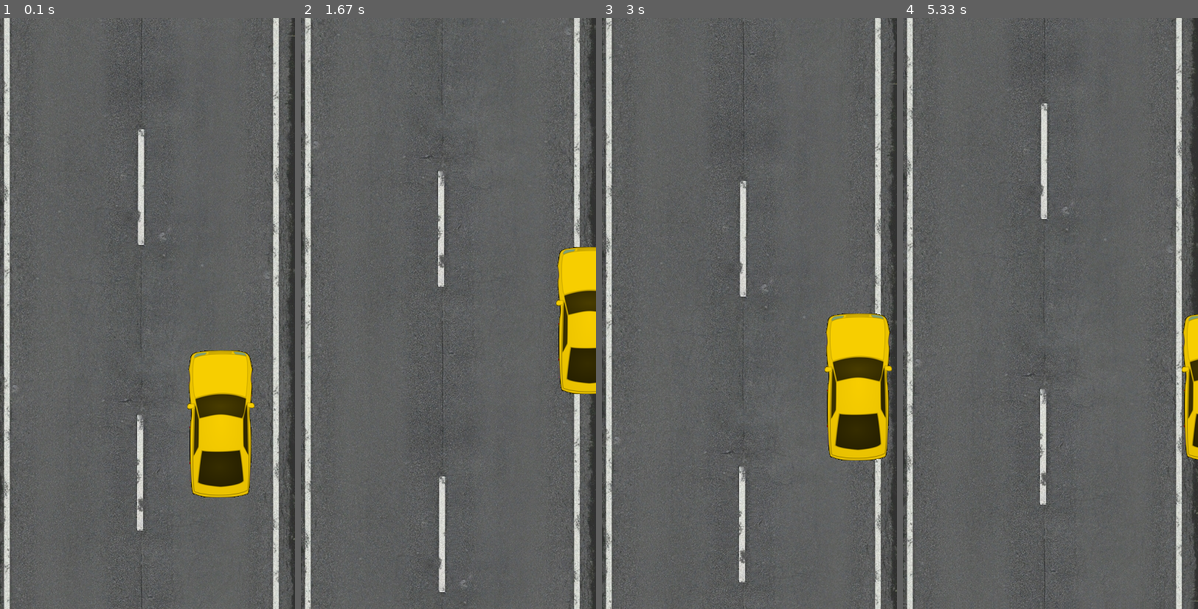
Above: before the commit, frames 1-4 (left to right).
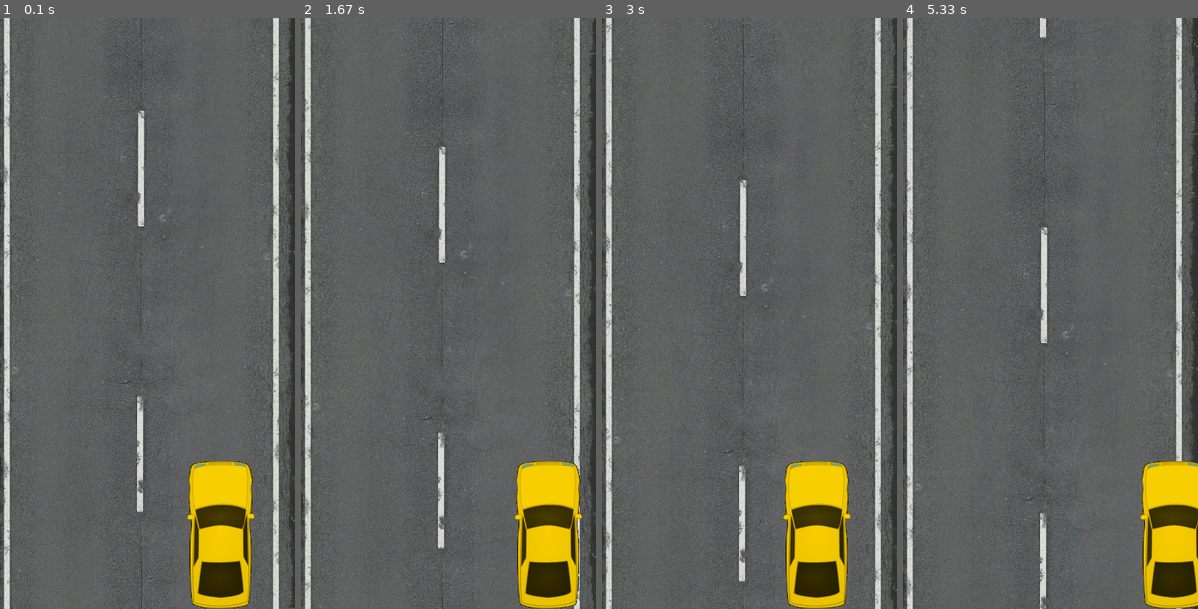
Above: after the commit, the same moments.

Repository: iashihmin/Project
Game: pygame game, started from Practice/8.py
The game is run twice, just before and just after one commit, with the same random seed, the same clock (stepped at 60 frames per second) and the same inputs.
Inputs:
- Up to frame 1 (0.1 s): no input
- Up to frame 2 (1.67 s): hold Right 0.33-0.8 s; hold Up 0.83-1.3 s; hold Right from 1.33 s (still down)
- Up to frame 3 (3 s): release Right at 1.8 s; hold Left 1.83-2.37 s; hold Down 2.4-2.7 s
- Up to frame 4 (5.33 s): hold Up 3.17-3.53 s; hold Right 3.57-4.2 s; hold Down 4.23-4.6 s

The runs differ from the first frame. In frame 1, 13% of the frame differs, in the area x 0-100%, y 0-100%; in frame 2, 13%; in frame 3, 12%; in frame 4, 11%.

Commit message:
«Reload»

Diff:
--- a/Practice/8.py
+++ b/Practice/8.py
@@ -17,10 +17,11 @@
 screen = pygame.display.set_mode([screen_width, screen_height])
 
 x_speed = 0
-y_speed = 0
+
+speed = [0, 0, 0]
 
 x_coord = 200
-y_coord = 450
+y_coord = 600
 
 x = 0
 y = 0
@@ -36,31 +37,40 @@
 pygame.mouse.set_visible(0)
 
 
+pygame.display.update()
 while done:
-    pygame.display.update()
+
     for event in pygame.event.get():
         if event.type == pygame.QUIT:
             done = False
         if event.type == pygame.KEYDOWN:
             if event.key == pygame.K_UP:
-                y_speed = -5
+                speed.append(speed[-1]-1)
+                y_speed = speed[-1]
+                del speed[0]
+
             elif event.key == pygame.K_DOWN:
-                y_speed = 5
+                speed.append(speed[-1]+1)
+                del speed[0]
+
             elif event.key == pygame.K_LEFT:
-                x_speed = -2
+                if speed[-1] != 0:
+                    x_speed = -2
             elif event.key == pygame.K_RIGHT:
-                x_speed = 2
+                if speed[-1] != 0:
+                    x_speed = 2
         if event.type == pygame.KEYUP:
             if event.key == pygame.K_LEFT:
                 x_speed = 0
             elif event.key == pygame.K_RIGHT:
                 x_speed = 0
-            elif event.key == pygame.K_UP:
-                y_speed = 0
-            elif event.key == pygame.K_DOWN:
-                y_speed = 0
-    y1 += 5
-    y += 5
+
+
+    if speed[-1] > 0:
+        speed[-1] = 0
+
+    y1 -= speed[-1]
+    y -= speed[-1]
     screen.blit(background, (x,y))
     screen.blit(background, (x,y1))
 
@@ -73,7 +83,7 @@
     player.rect.y = y_coord
 
     x_coord += x_speed
-    y_coord += y_speed
+
 
     sprites.draw(screen)
 
